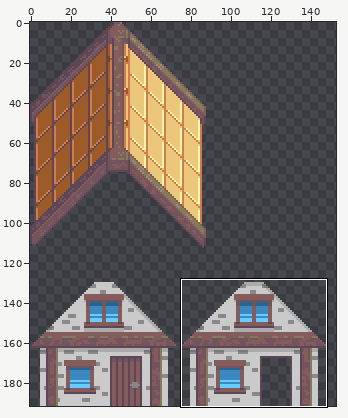
One commit to this pixel-art file: art/buildings/CopperHouse.aseprite. Above: a wide view before the commit, with the close-up outlined.
Close-up. Before the commit:
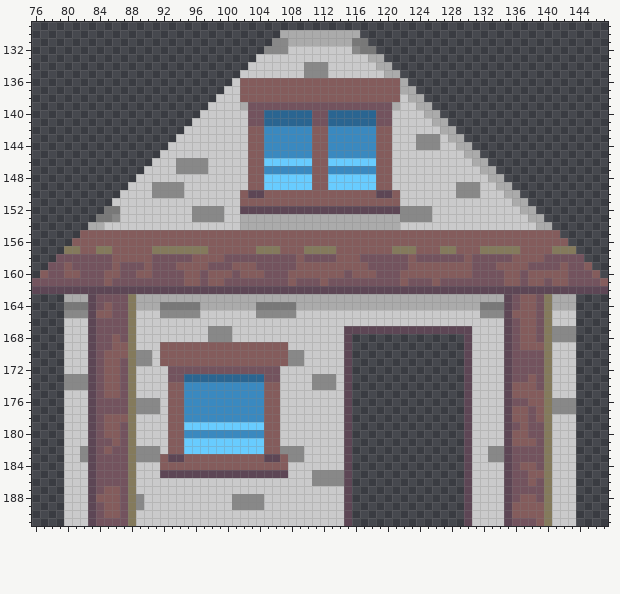
156x192 pixels, 1 frame. Colours within 5 levels of each other are drawn and written as one. Shown: x 76..147, y 129..191. The wide view leaves out empty margins. The commit also changed other parts of the picture, which this record leaves out.
After:
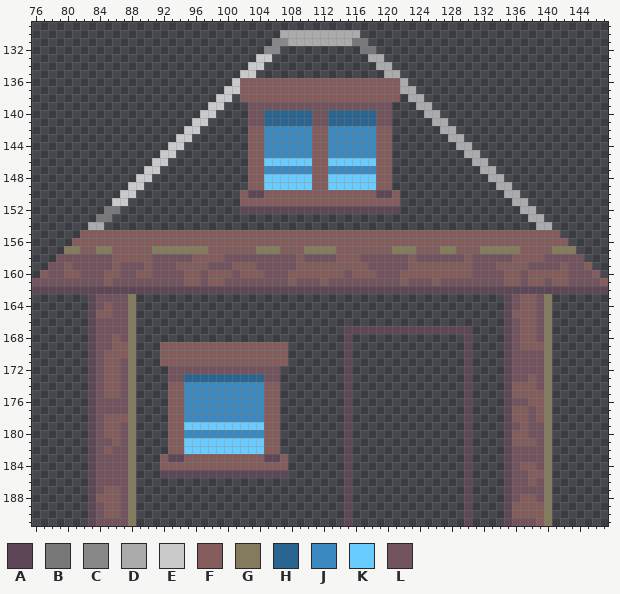
Palette (. is transparent): A #5d4655  B #787878  C #888888  D #ababab  E #cacacb  F #845c5c  G #847a5c  H #2a6591  J #3a89c0  K #68ccff  L #73535e
Diff:
layer "Walls" now hidden
Changed rows in their new state; - is an unchanged pixel.
first column x 85:
132 ----------------------..........----------------------
133 ---------------------............---------------------
134 --------------------..............--------------------
135 -------------------................-------------------
138 ----------------.--------------------.----------------
139 ---------------...------------------...---------------
140 --------------....------------------....--------------
141 -------------.....------------------.....-------------
142 ------------......------------------......------------
143 -----------.......------------------.......-----------
144 ----------........------------------........----------
145 ---------.........------------------.........---------
146 --------..........------------------..........--------
147 -------...........------------------...........-------
148 ------............------------------............------
149 -----.............------------------.............-----
150 ----.............--------------------.............----
151 ---..............--------------------..............---
152 --...............--------------------...............--
153 -....................................................-
154 ......................................................
first column x 80:
163 ...------..............................................------...
164 ...------..............................................------...
165 ...------..............................................------...
166 ...------..............................................------...
167 ...------..........................----------------....------...
168 ...------..........................----------------....------...
169 ...------...----------------.......----------------....------...
170 ...------...----------------.......----------------....------...
171 ...------...----------------.......----------------....------...
172 ...------....--------------........----------------....------...
173 ...------....--------------........----------------....------...
174 ...------....--------------........----------------....------...
175 ...------....--------------........----------------....------...
176 ...------....--------------........----------------....------...
177 ...------....--------------........----------------....------...
178 ...------....--------------........----------------....------...
179 ...------....--------------........----------------....------...
180 ...------....--------------........----------------....------...
181 ...------....--------------........----------------....------...
182 ...------....--------------........----------------....------...
183 ...------...----------------.......----------------....------...
184 ...------...----------------.......----------------....------...
185 ...------...----------------.......----------------....------...
186 ...------..........................----------------....------...
187 ...------..........................----------------....------...
188 ...------..........................----------------....------...
189 ...------..........................----------------....------...
190 ...------..........................----------------....------...
191 ...------..........................----------------....------...
Boxes around the changes in both close-ups, in picture pixels (x1, y1, x2, y2):
erased: (104, 46, 536, 230)
erased: (64, 294, 88, 526)
erased: (136, 294, 504, 526)
erased: (552, 294, 576, 526)
